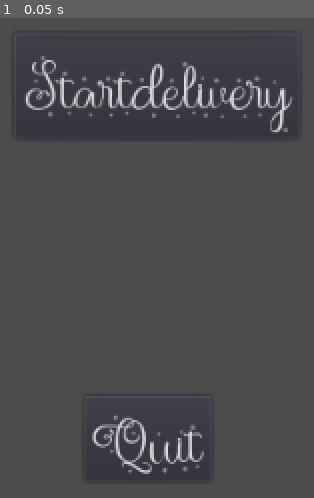
Above: before the commit, frame 1.
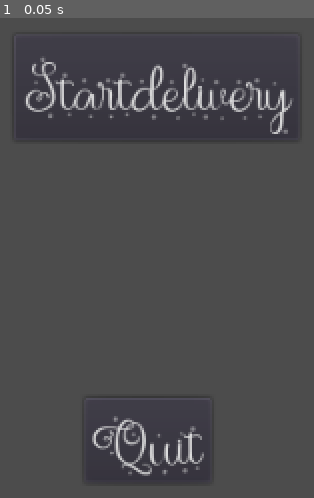
Above: after the commit, the same moment.

Repository: nathangranet/32-bit-holidays
Game: Godot game, scene res://Node2D.tscn
The game is run twice, just before and just after one commit, with the same random seed, the same clock (stepped at 60 frames per second) and the same inputs.
Inputs:
- Up to frame 1 (0.05 s): no input

The runs differ from the first frame. In frame 1, 3.1% of the frame differs, in the area x 8-93%, y 7-96%.

Commit message:
add sprite

Diff:
--- a/menu.tscn
+++ b/menu.tscn
@@ -12,6 +12,7 @@
 font_data = ExtResource( 1 )
 
 [node name="menu" type="Node2D"]
+position = Vector2( 0, 1 )
 script = ExtResource( 2 )
 
 [node name="play" type="Button" parent="."]
@@ -35,5 +36,6 @@
 __meta__ = {
 "_edit_use_anchors_": false
 }
+
 [connection signal="pressed" from="play" to="." method="_on_play_pressed"]
 [connection signal="pressed" from="quit" to="." method="_on_quit_pressed"]
--- a/project.godot
+++ b/project.godot
@@ -10,7 +10,7 @@
 
 [application]
 
-config/name="New Game Project"
+config/name="32 bit jam"
 run/main_scene="res://Node2D.tscn"
 config/icon="res://icon.png"
 
Binary file added: sprite/Body.png
Not shown, added: sprite/Body.png.import
Binary file added: sprite/Gifts.png
Not shown, added: sprite/Gifts.png.import
Binary file added: sprite/Head.png
Not shown, added: sprite/Head.png.import
Binary file added: sprite/House.png
Not shown, added: sprite/House.png.import
Binary file added: sprite/Untitled.png
Not shown, added: sprite/Untitled.png.import
Binary file added: sprite/Wing.png
Not shown, added: sprite/Wing.png.import
